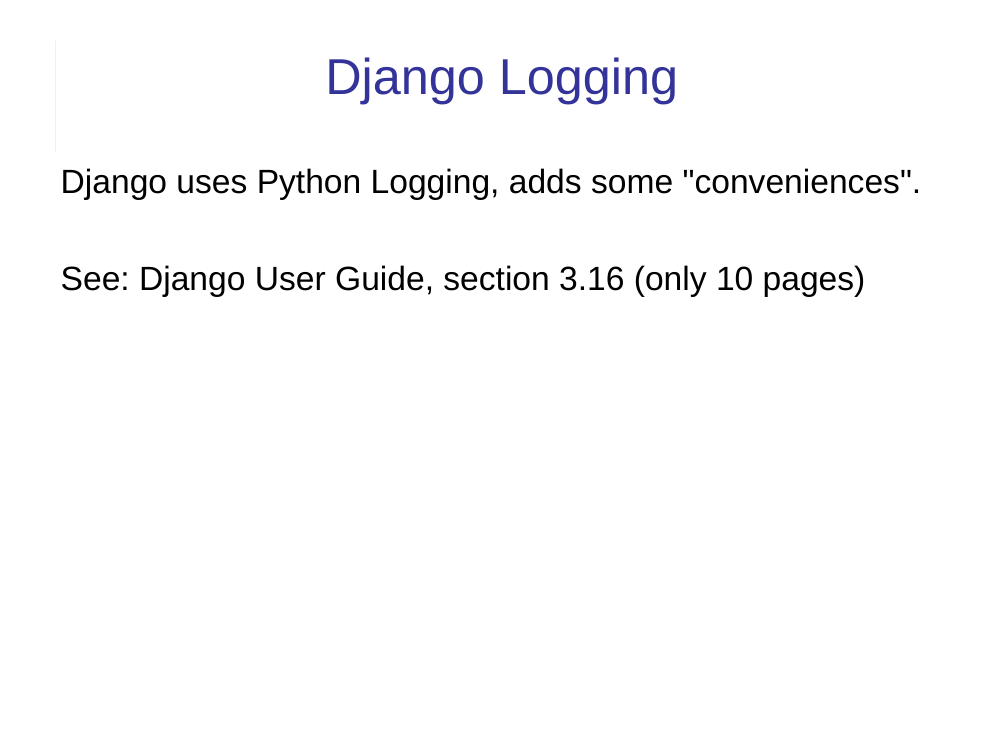
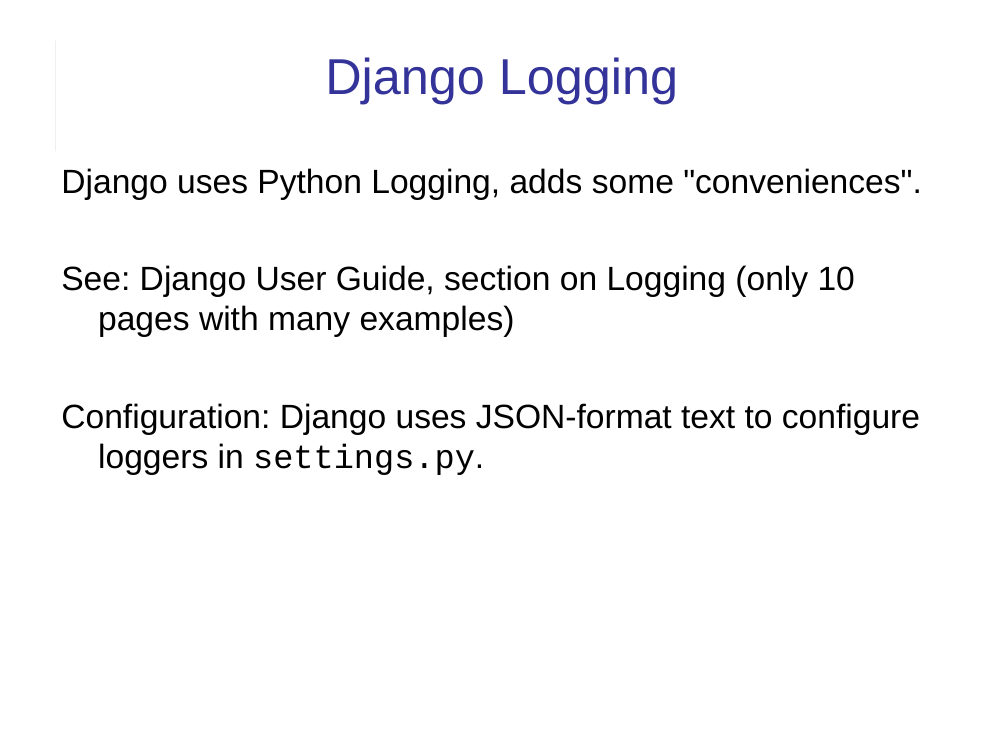
Before and after one commit to cpske/ISP, a slide deck: slide 31 of logging/Logging.ppt (slide 23 before the commit). Drawn at 1008x756 pixels with LibreOffice and Linux fonts; fonts in the diff are those of the drawing. Boxes give left, top, right and bottom in pixels: in the first picture for what was removed or moved away, otherwise in the second. Text is boxed around its words. In the diff, an @@ line names an element or a change of style, - is before the commit and + after.

Commit message:
update slides on logging

```diff
--- a/logging/Logging.ppt
+++ b/logging/Logging.ppt
@@ text at bbox=[61, 265, 920, 475]: text changed @@
-See: Django User Guide, section 3.16 (only 10 pages)
+See: Django User Guide, section on Logging (only 10 pages with many examples)
+Configuration: Django uses JSON-format text to configure loggers in settings.py.
```
Also in this commit, not shown: 19 other slides changed, 10 slides added, 1 slide removed, 2 other files.
